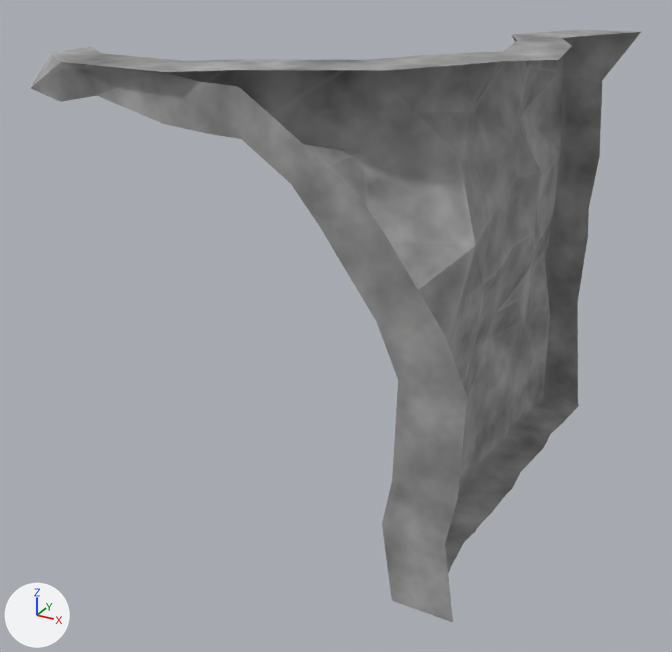
One commit to the glTF model Rogue-Robots/Assets/Models/ModularBlocks/WallToRoofCorner2.gltf: the scene before it, then after it.
Both versions are drawn from a 50 mm camera at (4.68, -9.28, 6.25) aimed at (-0.18, -0.44, 1.83). The axes (+X, +Y, +Z) are drawn at lower left. The lights are the same throughout. Vertices at the same position are counted once.

Names of what the first picture shows: 'WallToRoofCorner2'.
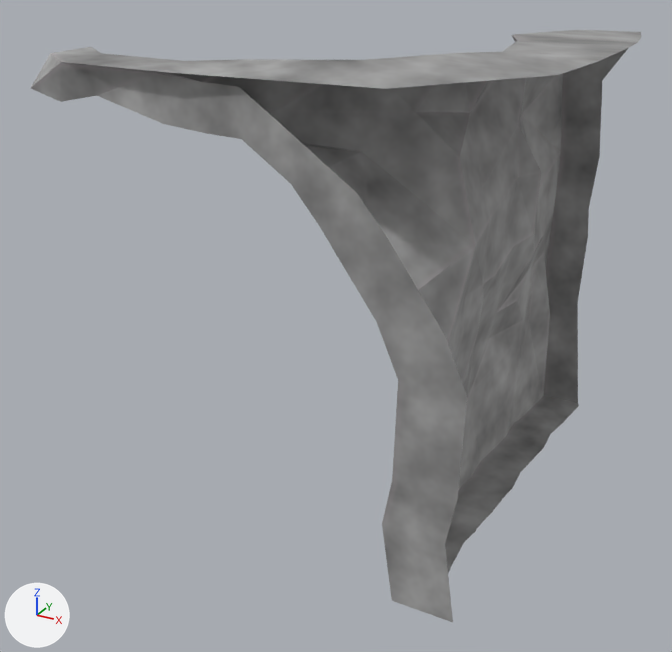
What differs and where, as boxes [x1, y1, x2, y2] in the pictures (672 x 652 px; the box of a moved part takes in the faces that stretch with it):
part 1 of me_scene_107, moved or reshaped
    before: [165, 30, 633, 72]
    after: [165, 30, 641, 89]

What changed in the scene script:
```text
Change me_scene_107:
    where me_scene_107.from_pydata(...)  # 141 vertices, 241 faces; spans x -2.5..2.29, y -2.63..2.61, z 0.0..5.0
    used by ob_walltoroofcorner2; location = (0.0, 0.0, 0.0)
    me_scene_107 part 1
    me_scene_107.vertices[87].co: (1.64, 1.54, 5.0) -> (2.48, 1.54, 5.0)  # pixel (561, 38) -> pixel (637, 42)
    me_scene_107.vertices[89].co: (1.86, 1.98, 5.0) -> (2.42, 1.98, 5.0)  # pixel (591, 35) -> pixel (641, 38)
    me_scene_107.vertices[90].co: (2.11, -0.17, 5.0) -> (2.47, -0.17, 5.0)  # pixel (559, 59) -> pixel (596, 62)
    me_scene_107.vertices[92].co: (1.7, -0.53, 5.0) -> (2.38, -1.11, 5.0)  # pixel (505, 61) -> pixel (558, 74)
    me_scene_107.vertices[93].co: (0.99, -1.58, 5.0) -> (1.39, -2.47, 5.0)  # pixel (389, 70) -> pixel (386, 88)
    me_scene_107.vertices[95].co: (1.93, 0.92, 5.0) -> (2.49, 0.92, 5.0)  # pixel (571, 45) -> pixel (625, 49)
    me_scene_107.vertices[98].co: (-0.23, -2.23, 5.0) -> (-0.11, -2.59, 5.0)  # pixel (234, 70) -> pixel (222, 76)
```
